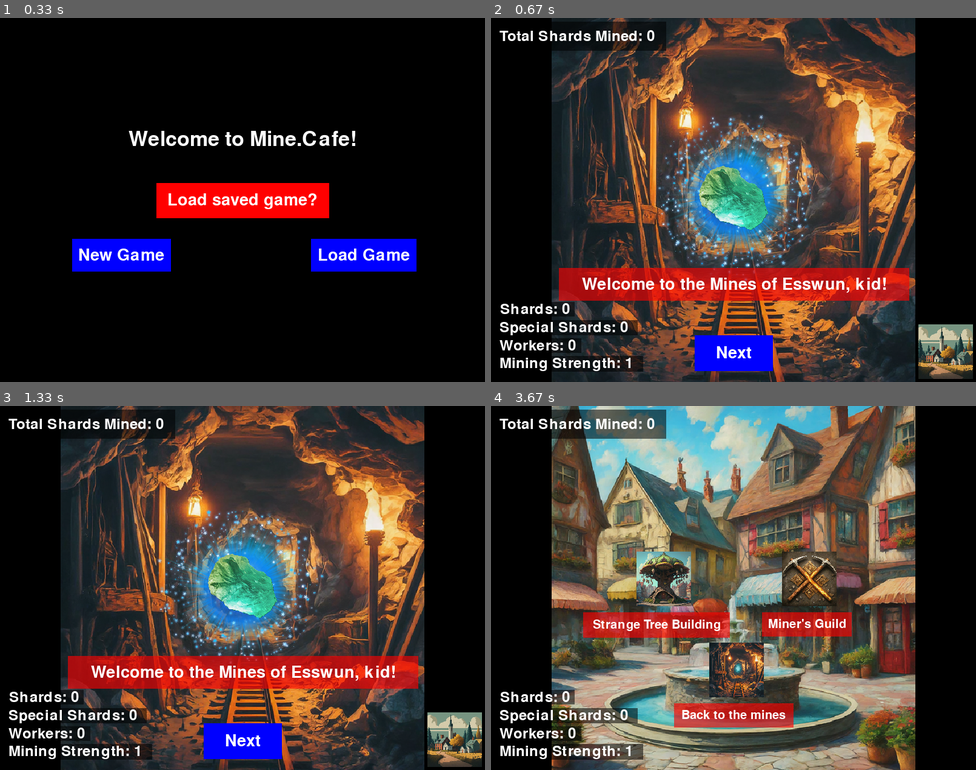
Above: before the commit, frames 1-4 (two rows, left to right).
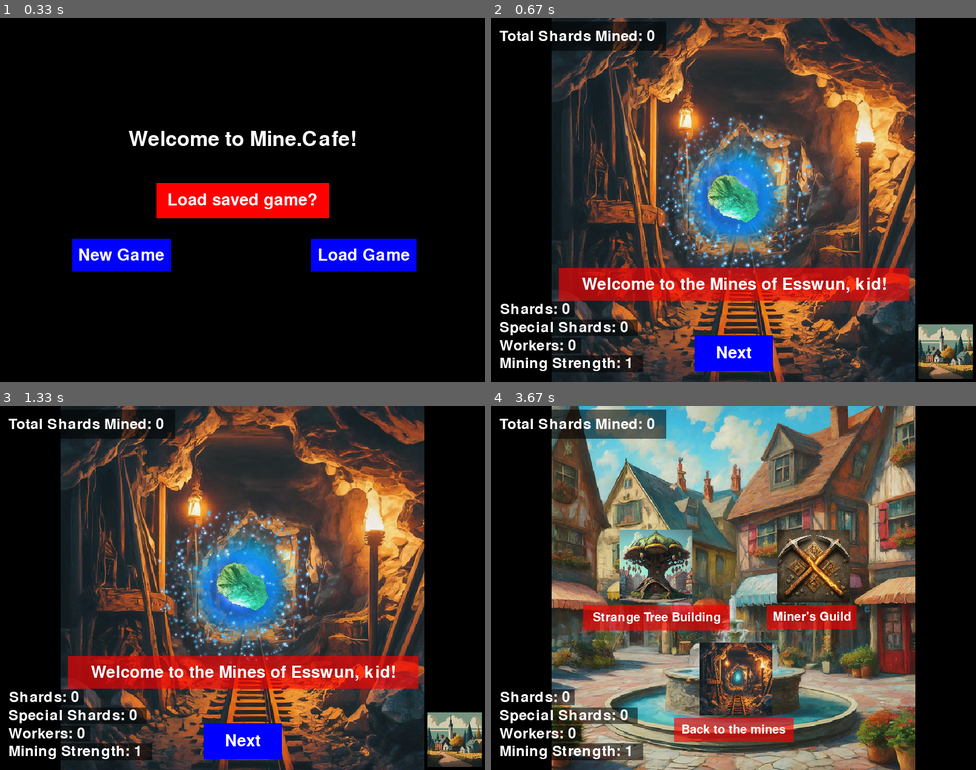
Above: after the commit, the same moments.

Repository: booltastic/Opus-PyGame-Project
Game: pygame game, started from main.py
The game is run twice, just before and just after one commit, with the same random seed, the same clock (stepped at 60 frames per second) and the same inputs.
Inputs (mouse positions are in pixels of both pictures, inside the frame that each line leads up to):
- Up to frame 1 (0.33 s): no input
- Up to frame 2 (0.67 s): press the mouse at (612, 254) at 0.37 s; move the mouse to (597, 269) at 0.47 s; release the mouse at (583, 287) at 0.6 s
- Up to frame 3 (1.33 s): click (242, 588) at 0.72 s
- Up to frame 4 (3.67 s): press the mouse at (733, 740) at 1.53 s; move the mouse to (680, 722) at 1.63 s; release the mouse at (626, 704) at 1.77 s; press the mouse at (733, 740) at 1.87 s; move the mouse to (641, 660) at 1.97 s; release the mouse at (554, 577) at 2.1 s; press the mouse at (733, 740) at 2.2 s; move the mouse to (718, 646) at 2.3 s; release the mouse at (704, 555) at 2.43 s; press the mouse at (733, 740) at 2.53 s; move the mouse to (748, 602) at 2.63 s; release the mouse at (762, 460) at 2.77 s; press the mouse at (733, 740) at 2.87 s; move the mouse to (757, 613) at 2.97 s; release the mouse at (777, 486) at 3.1 s; press the mouse at (733, 740) at 3.2 s; move the mouse to (743, 689) at 3.3 s; release the mouse at (752, 638) at 3.43 s; press the mouse at (946, 740) at 3.53 s; move the mouse to (869, 679) at 3.63 s

Frame 1 is identical in both runs. In frame 2, 1.4% of the frame differs, in the area x 12-58%, y 40-98%; in frame 3, 1.4%; in frame 4, 12%, in the area x 12-76%, y 34-98%.

Commit message:
Simplified image loading functions and added darkening animations

Diff:
--- a/main.py
+++ b/main.py
@@ -97,43 +97,37 @@
         self.minersguildimage = pygame.image.load('MinersGuildInterior.png')
 
         # Icon Images
-        self.towniconimage = pygame.image.load('TownIcon.png')
-        self.towniconimage = pygame.transform.scale(self.towniconimage, (self.small_icon))
-
-        self.treebuildingicon = pygame.image.load('TreeBuilding.png')
-        self.treebuildingicon = pygame.transform.scale(self.treebuildingicon, (self.small_icon))
-
-        self.level1minesceneimageicon = pygame.image.load('RockyMineLevel1.png')
-        self.level1minesceneimageicon = pygame.transform.scale(self.level1minesceneimageicon, (self.small_icon))
-
-        self.glowingrockicon = pygame.image.load('IsolatedGlowingRockIcon.png')
-        self.glowingrockicon = pygame.transform.scale(self.glowingrockicon, (self.medium_icon))
-
-        self.glowingrockicon2 = pygame.image.load('DarkenedIsolatedGlowingRockIcon.png')
-        self.glowingrockicon2 = pygame.transform.scale(self.glowingrockicon2, (self.medium_icon))
-
-        self.background_glow_icon1 = pygame.image.load('GlowingLight.png')
-        self.background_glow_icon1 = pygame.transform.scale(self.background_glow_icon1, (self.large_icon))
-        self.background_glow_icon2 = pygame.image.load('GlowingLight - Rotated1.png')
-        self.background_glow_icon2 = pygame.transform.scale(self.background_glow_icon2, (self.large_icon))
-        self.background_glow_icon3 = pygame.image.load('GlowingLight - Rotated2.png')
-        self.background_glow_icon3 = pygame.transform.scale(self.background_glow_icon3, (self.large_icon))
-
-        self.minersguildicon = pygame.image.load('MinersGuildLogo.png')
-        self.minersguildicon = pygame.transform.scale(self.minersguildicon, (self.small_icon))
-
-        self.strength_up_icon = pygame.image.load('StrengthUpImage.png')
-        self.strength_up_icon = pygame.transform.scale(self.strength_up_icon, (self.medium_icon))
-
-        self.hire_worker_icon = pygame.image.load('HireWorkerIcon.png')
-        self.hire_worker_icon = pygame.transform.scale(self.hire_worker_icon, (self.medium_icon))
-
-        self.ShopRobotMiner_icon = pygame.image.load('ShopRobotMiner.jpg')
-        self.ShopRobotMiner_icon = pygame.transform.scale(self.ShopRobotMiner_icon, (self.medium_icon))
+        def load_img(imagefile, size):
+            imageicon = pygame.image.load(imagefile)
+            imageicon = pygame.transform.scale(imageicon, (size))
+            return imageicon
+
+        self.towniconimage = load_img('TownIcon.png',self.small_icon)
+        self.treebuildingicon = load_img('TreeBuilding.png', self.medium_icon)
+        self.level1minesceneimageicon = load_img('RockyMineLevel1.png', self.medium_icon)
+        self.glowingrockicon = load_img('IsolatedGlowingRockIcon.png', self.small_icon)
+        self.glowingrockicon2 = load_img('DarkenedIsolatedGlowingRockIcon.png', self.small_icon)
+        self.minersguildicon = load_img('MinersGuildLogo.png', self.medium_icon)
+        self.strength_up_icon = load_img('StrengthUpImage.png', self.medium_icon)
+        self.darkenedstrength_up_icon = load_img('DarkenedStrengthUpImage.png', self.medium_icon)
+        self.hire_worker_icon = load_img('HireWorkerIcon.png', self.medium_icon)
+        self.darkenedhire_worker_icon = load_img('DarkenedHireWorkerIcon.png', self.medium_icon)
+        self.ShopRobotMiner_icon = load_img('ShopRobotMiner.jpg', self.medium_icon)
+        self.DarkenedShopRobotMiner_icon = load_img('DarkenedShopRobotMiner.jpg', self.medium_icon)
+        self.background_glow_icon1 = load_img('GlowingLight.png', self.large_icon)
+        self.background_glow_icon2 = load_img('GlowingLight - Rotated1.png', self.large_icon)
+        self.background_glow_icon3 = load_img('GlowingLight - Rotated2.png', self.large_icon)
+
+        def darken_on_click(rect, icon, darkenedicon):
+            mouse_clicked = pygame.mouse.get_pressed()[0] #continuously is checking each frame
+            mouse_pos = pygame.mouse.get_pos()
+            if mouse_clicked and rect.collidepoint(mouse_pos):
+                self.screen.blit(darkenedicon, rect)
+            else:
+                self.screen.blit(icon, rect)
 
         def game_timer():
             self.counter += 1
-            self.thirdFPS += 1/3
 
         # Drawing scene backgrounds
         def draw_background(locationimage):
@@ -196,19 +190,19 @@
             get_text_box(totalmined_string, 35*self.fontscale, (self.WINDOW_WIDTH*0.0175, self.WINDOW_HEIGHT*0.05), self.OPAQUEBLACK, 'left', 1)
 
             shard_string = 'Shards: ' + str(int(self.shard))
-            get_text_box(shard_string, 35*self.fontscale, (self.WINDOW_WIDTH*0.0175, self.WINDOW_HEIGHT*0.8), self.OPAQUEBLACK, 'left',0)
+            get_text_box(shard_string, 35*self.fontscale, (self.WINDOW_WIDTH*0.0175, self.WINDOW_HEIGHT*0.8), self.OPAQUEBLACK, 'left',0.1)
 
             # Special Shards
             sshard_string = 'Special Shards: ' + str(int(self.sshard))
-            get_text_box(sshard_string, 35*self.fontscale, (self.WINDOW_WIDTH*0.0175, self.WINDOW_HEIGHT*0.85), self.OPAQUEBLACK, 'left',0)
+            get_text_box(sshard_string, 35*self.fontscale, (self.WINDOW_WIDTH*0.0175, self.WINDOW_HEIGHT*0.85), self.OPAQUEBLACK, 'left',0.1)
 
             # Workers
             worker_string = 'Workers: ' + str(int(self.workers))
-            get_text_box(worker_string, 35*self.fontscale, (self.WINDOW_WIDTH*0.0175, self.WINDOW_HEIGHT*0.9), self.OPAQUEBLACK, 'left',0)
+            get_text_box(worker_string, 35*self.fontscale, (self.WINDOW_WIDTH*0.0175, self.WINDOW_HEIGHT*0.9), self.OPAQUEBLACK, 'left',0.1)
 
             # Mining Strength
             minestr_string = 'Mining Strength: ' + str(int(self.minerstr))
-            get_text_box(minestr_string, 35*self.fontscale, (self.WINDOW_WIDTH*0.0175, self.WINDOW_HEIGHT*0.95), self.OPAQUEBLACK, 'left',0)
+            get_text_box(minestr_string, 35*self.fontscale, (self.WINDOW_WIDTH*0.0175, self.WINDOW_HEIGHT*0.95), self.OPAQUEBLACK, 'left',0.1)
 
         def draw_mainclicktarget():
             timer = int(self.counter/3)
@@ -225,14 +219,9 @@
                     glowing_background_rect = self.background_glow_icon3.get_rect(center=self.screen_center)
                     self.screen.blit(self.background_glow_icon3, glowing_background_rect)
 
-            mouse_clicked = pygame.mouse.get_pressed()[0]
-            mouse_pos = pygame.mouse.get_pos()
-
             glowingrockicon_rect = self.glowingrockicon.get_rect(center=self.screen_center)
-            if mouse_clicked and glowingrockicon_rect.collidepoint(mouse_pos):
-                self.screen.blit(self.glowingrockicon2, glowingrockicon_rect)
-            else:
-                self.screen.blit(self.glowingrockicon, glowingrockicon_rect)
+            darken_on_click(glowingrockicon_rect, self.glowingrockicon, self.glowingrockicon2)
+
             return glowingrockicon_rect
 
         def get_text_box(drawntext, fontsize, textlocation, color, alignment='center',boxscale=float(1)):  # made for rects loops
@@ -340,25 +329,25 @@
             draw_shardicon()
 
             #rects['corner_location_icon'] = draw_location_icon(self.quainttownimage)
-            rects['minersguild_rect'] = pygame.Rect((self.WINDOW_WIDTH*0.6, self.WINDOW_HEIGHT*0.4),
+            rects['minersguild_rect'] = pygame.Rect((self.WINDOW_WIDTH*0.59, self.WINDOW_HEIGHT*0.34),
                                                     (self.small_icon))  # location, size
             self.screen.blit(self.minersguildicon, rects['minersguild_rect'])
 
-            rects['level1mine_rect'] = pygame.Rect((self.WINDOW_WIDTH*0.45, self.WINDOW_HEIGHT*0.65),
+            rects['level1mine_rect'] = pygame.Rect((self.WINDOW_WIDTH*0.43, self.WINDOW_HEIGHT*0.65),
                                                     (self.small_icon))  # location, size
             self.screen.blit(self.level1minesceneimageicon, rects['level1mine_rect'])
 
-            rects['treebuilding_rect'] = pygame.Rect((self.WINDOW_WIDTH*0.3, self.WINDOW_HEIGHT*0.4),
+            rects['treebuilding_rect'] = pygame.Rect((self.WINDOW_WIDTH*0.266, self.WINDOW_HEIGHT*0.34),
                                                     (self.small_icon))  # location, size
             self.screen.blit(self.treebuildingicon, rects['treebuilding_rect'])
 
             town_text = ['Back to the mines',"Miner's Guild", 'Strange Tree Building']
             get_text_box(town_text[0], 30 * self.fontscale,
-                         (self.WINDOW_WIDTH * 0.5, self.WINDOW_HEIGHT * 0.85), self.OPAQUERED)
+                         (self.WINDOW_WIDTH * 0.5, self.WINDOW_HEIGHT * 0.89), self.OPAQUERED)
             get_text_box(town_text[1], 30 * self.fontscale,
-                         (self.WINDOW_WIDTH * 0.65, self.WINDOW_HEIGHT * 0.6), self.OPAQUERED)
+                         (self.WINDOW_WIDTH * 0.66, self.WINDOW_HEIGHT * 0.58), self.OPAQUERED)
             get_text_box(town_text[2], 30 * self.fontscale,
-                         (self.WINDOW_WIDTH * 0.34, self.WINDOW_HEIGHT * 0.6), self.OPAQUERED)
+                         (self.WINDOW_WIDTH * 0.34, self.WINDOW_HEIGHT * 0.58), self.OPAQUERED)
             return rects
 
         def town_events(rects):
@@ -378,15 +367,13 @@
             get_text_box(self.minerswelcome[1], 30*self.fontscale, (self.WINDOW_WIDTH*0.5,self.WINDOW_HEIGHT*0.65), self.OPAQUERED)
 
             rects['str_up_rect'] = pygame.Rect((self.WINDOW_WIDTH*0.44, self.WINDOW_HEIGHT*0.3), self.medium_icon)  # location, size
-            self.screen.blit(self.strength_up_icon, rects['str_up_rect'])
-
             rects['hire_worker_rect'] = pygame.Rect((self.WINDOW_WIDTH*0.68, self.WINDOW_HEIGHT*0.3),
                                                     self.medium_icon)  # location, size
-            self.screen.blit(self.hire_worker_icon, rects['hire_worker_rect'])
-
             rects['ShopRobotMiner_rect'] = pygame.Rect((self.WINDOW_WIDTH*0.2, self.WINDOW_HEIGHT*0.3),
                                                     self.medium_icon)
-            self.screen.blit(self.ShopRobotMiner_icon, rects['ShopRobotMiner_rect'])
+            darken_on_click(rects['str_up_rect'], self.strength_up_icon, self.darkenedstrength_up_icon)
+            darken_on_click(rects['hire_worker_rect'], self.hire_worker_icon, self.darkenedhire_worker_icon)
+            darken_on_click(rects['ShopRobotMiner_rect'], self.ShopRobotMiner_icon, self.DarkenedShopRobotMiner_icon)
 
             if self.str_up == 1:
                 get_text_box(cost_texts['str_upgrade_text'][0], 30*self.fontscale, (self.WINDOW_WIDTH*0.5,self.WINDOW_HEIGHT*0.25), self.OPAQUERED)
Binary file added: DarkenedHireWorkerIcon.png
Binary file added: DarkenedMinersGuildLogo.png
Binary file added: DarkenedShopRobotMiner.jpg
Binary file added: DarkenedStrengthUpImage.png
